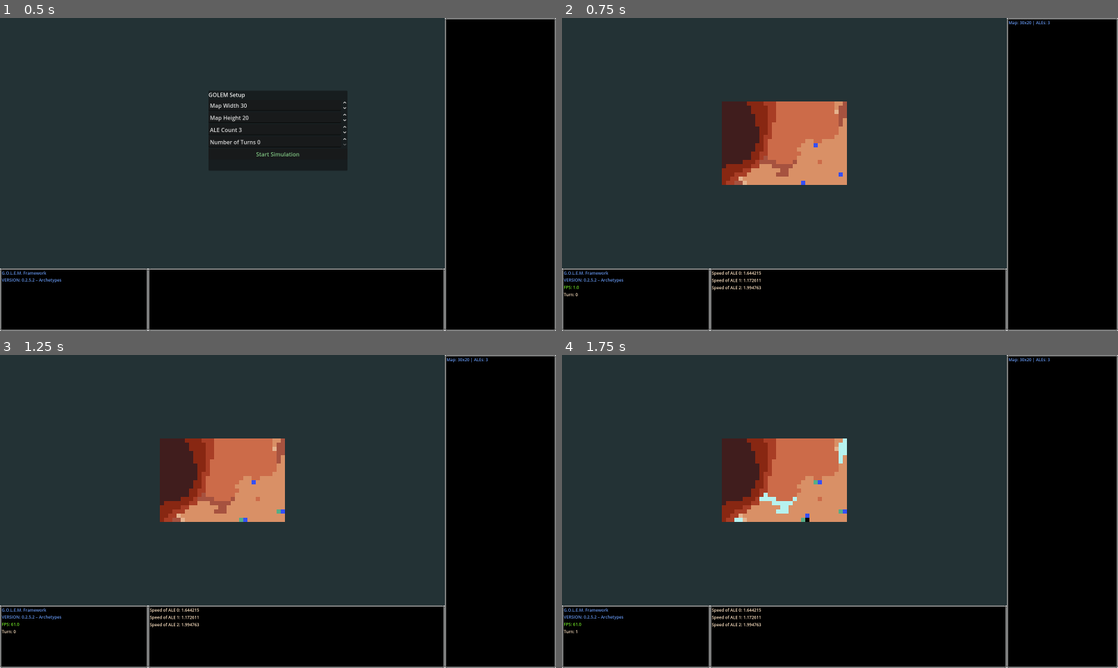
Above: before the commit, frames 1-4 (two rows, left to right).
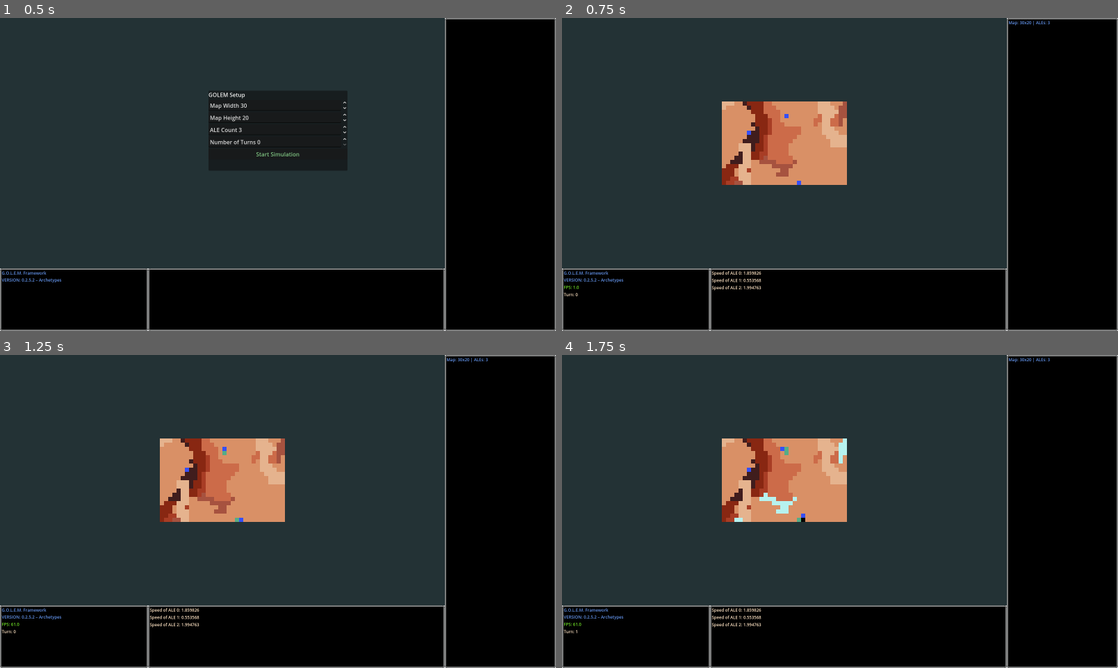
Above: after the commit, the same moments.

Repository: qgEyal/GOLEM_013
Game: Godot game, scene res://scenes/main.tscn
Same seed, same stepped clock (60 frames per second), same inputs: the game is played once before the commit and once after it.
Inputs (mouse positions are in pixels of both pictures, inside the frame that each line leads up to):
- Up to frame 1 (0.5 s): no input
- Up to frame 2 (0.75 s): click "Start Simulation" at 0.5 s
- Up to frame 3 (1.25 s): no input
- Up to frame 4 (1.75 s): move the mouse to (962, 495) at 1.27 s; hold D (map_right) from 1.28 s (still down); hold T (change) from 1.28 s (still down); click (962, 495) at 1.42 s; tap G (toggle_grid) at 1.55 s

Frame 1 is identical in both runs. In frame 2, 2.6% of the frame differs, in the area x 28-52%, y 26-85%; in frame 3, 2.6%; in frame 4, 2.7%.

Commit message:
Added Signal functionality; Optimized map.gd

Diff:
--- a/scripts/entities/ale.gd
+++ b/scripts/entities/ale.gd
@@ -1,5 +1,6 @@
 class_name ALE
 extends Node2D
+signal trail_dropped(pos: Vector2i, color: Color, duration: float, fade: float)
 
 const DIRECTIONS : Array[Vector2i] = [Vector2i.UP, Vector2i.DOWN, Vector2i.LEFT, Vector2i.RIGHT]
 const PHASE_TEMPLATE : PackedStringArray = ["INIT", "SENSE", "PROC", "MEM", "COMM", "MOVE", "EVOLVE"]
@@ -414,4 +415,8 @@
 
 	var adjusted := trail_color
 	adjusted.a = 1.0
-	map.trail_manager.add_trail(prev_pos, adjusted,	main.trail_duration, main.trail_fade)
+
+	# Notify the rest of the system (e.g., TrailManager, minimap) via signal
+	emit_signal("trail_dropped", prev_pos, adjusted, main.trail_duration, main.trail_fade)
+
+	#map.trail_manager.add_trail(prev_pos, adjusted,	main.trail_duration, main.trail_fade)
--- a/scripts/entities/ale_manager.gd
+++ b/scripts/entities/ale_manager.gd
@@ -8,11 +8,15 @@
 @export var ale_definition : ALEdefinition   # baseline .tres
 
 
+signal ale_spawned(id:int, archetype:String, pos:Vector2i)
+signal ale_respawned(id:int, archetype:String, pos:Vector2i)
+
 const ARCHETYPE_BEHAVIORS :Dictionary[String, ALEBehavior]= {
 	"Scout": preload("res://assets/resources/behaviors/scout_bhv.tres"),
 	# …
 }
 #const InitConfig = preload("res://scripts/config/init_config.gd")
+
 
 var rng := RandomNumberGenerator.new()
 
@@ -78,6 +82,15 @@
 	def_copy.max_speed  = main.max_speed
 	return def_copy
 
+func _attach_behavior(ale: ALE) -> void:
+	var arch := ale.assigned_archetype            # set during ale.initialize()
+	var beh  : ALEBehavior = ARCHETYPE_BEHAVIORS.get(arch)
+	if beh:
+		ale.behavior = beh
+		beh.on_init(ale)
+
+
+
 # ───────────────────────────────── SPAWNING
 func spawn_ales() -> void:
 	if map.walkable_positions.is_empty():
@@ -99,6 +112,9 @@
 		ale.name   = "ALE_%d" % spawned
 		ale.ale_id = spawned
 		add_child(ale)
+
+		# send signal to TrailManager
+		ale.connect("trail_dropped", Callable(map.trail_manager, "_on_trail_dropped"))
 
 		var def_instance  := _create_definition_for_spawn(ale_definition)
 		var seed_symbol   := SEALSymbol.create_random(3)  # 3×3 starter
@@ -117,13 +133,16 @@
 			enable_collision_handling,
 			seed_symbol
 		)
-		# ─── NEW: attach behaviour **after** initialize so archetype is known ───
-		var arch := ale.assigned_archetype           # set inside ale.initialize()
-		var beh: ALEBehavior= ARCHETYPE_BEHAVIORS.get(arch)
-		if beh:
-			ale.behavior = beh                      # export var in ale.gd
-			beh.on_init(ale)                        # prime per-agent counters
-
+
+		## ─── NEW: attach behaviour **after** initialize so archetype is known ───
+		#var arch := ale.assigned_archetype           # set inside ale.initialize()
+		#var beh: ALEBehavior= ARCHETYPE_BEHAVIORS.get(arch)
+		#if beh:
+			#ale.behavior = beh                      # export var in ale.gd
+			#beh.on_init(ale)                        # prime per-agent counters
+		# Attach behaviour and notify listeners
+		_attach_behavior(ale)
+		emit_signal("ale_spawned", ale.ale_id, ale.assigned_archetype, grid_pos)
 
 
 		ales[ale.name]      = ale
@@ -156,6 +175,8 @@
 	ale.name   = name_cache
 	ale.ale_id = id_cache
 	add_child(ale)
+
+	ale.connect("trail_dropped", Callable(map.trail_manager, "_on_trail_dropped"))
 
 	var def_instance  := _create_definition_for_spawn(ale_definition)
 	var seed_symbol   := SEALSymbol.create_random(3)
@@ -175,6 +196,10 @@
 		seed_symbol
 	)
 
+	# Attach behaviour and notify listeners
+	_attach_behavior(ale)
+	emit_signal("ale_respawned", ale.ale_id, ale.assigned_archetype, spawn_grid_pos)
+
 	ales[ale.name]           = ale
 	occupancy[spawn_grid_pos] = ale
 
--- a/scripts/main.gd
+++ b/scripts/main.gd
@@ -8,6 +8,12 @@
 ────────────────────────────────────────────────────────────────────────────
 '''
 const GOLEM_VERSION : String = "0.2.5.2 – Archetypes"
+
+# ───────── Signals ─────────
+signal turn_started(turn : int)                 # emitted once per sim tick
+signal simulation_paused(is_paused : bool)      # true = paused, false = resumed
+signal grid_visibility_changed(visible : bool)  # grid overlay toggle
+signal reset_requested(params : Dictionary)     # soft reset with current params
 
 ## SUB‑VIEWPORT
 @onready var sub_viewport : SubViewport = $".."
@@ -96,6 +102,8 @@
 	simulation_active = false
 
 	if stats_panel:
+		connect("simulation_paused", Callable(stats_panel, "_on_simulation_paused"))
+		connect("turn_started", Callable(stats_panel, "_on_turn_started"))
 		stats_panel.update_stat(
 			"G.O.L.E.M. Framework\nVERSION",
 			GOLEM_VERSION,
@@ -119,7 +127,7 @@
 		## added this two lines for testing
 		time_accumulator -= 1.0
 		turn_counter += 1
-
+		emit_signal("turn_started", turn_counter)
 		current_turn += 1
 
 		if max_turns > 0 and current_turn >= max_turns:
@@ -198,6 +206,7 @@
 		#print("Simulation Speed:", simulation_speed)
 	elif event.is_action_pressed("reset"):
 		MessageLog.send_message("+-- RESET SIMULATION --+", GameColors.TEXT_NOTICE)
+		emit_signal("reset_requested", SessionManager.params)
 		#await get_tree().process_frame
 		#get_tree().reload_current_scene()
 		if SessionManager.params.size() > 0:
@@ -221,7 +230,10 @@
 func toggle_grid_visibility() -> void:
 	grid_visible = !grid_visible
 	grid_vis.visible = grid_visible
+	emit_signal("grid_visibility_changed", grid_visible)
 
 func pause_game() -> void:
+	var now_paused := not get_tree().paused
+	get_tree().paused = true
 	pause_label.visible = true
-	get_tree().paused = true
+	emit_signal("simulation_paused", now_paused)
--- a/scripts/map/map.gd
+++ b/scripts/map/map.gd
@@ -33,7 +33,7 @@
 # Dictionary to store active trails (format: {grid_position: {time_remaining, color}})
 #var active_trails: Dictionary = {}
 ##var active_trails: Dictionary[Vector2i, Dictionary[String, Variant]] = {}
-var active_trails: Dictionary[Vector2i, Variant] = {}
+#var active_trails: Dictionary[Vector2i, Variant] = {}
 
 
 # Enum defining various terrain types
@@ -109,16 +109,16 @@
 # Method responsible for generating the map's terrain using procedural noise
 func generate_terrain() -> void:
 
-	var noise_map = []
-	var structured_map = []
-	var energetic_map = []
-	var prime_map = []
-
-	for i in range(width):
-		noise_map.append([])
-		structured_map.append([])
-		energetic_map.append([])
-		prime_map.append([])
+	#var noise_map = []
+	#var structured_map = []
+	#var energetic_map = []
+	#var prime_map = []
+#
+	#for i in range(width):
+		#noise_map.append([])
+		#structured_map.append([])
+		#energetic_map.append([])
+		#prime_map.append([])
 
 	# Create a random seed to ensure different maps on each run
 	var rnd_seed = randf_range(0, 10000)
@@ -161,21 +161,36 @@
 	var prime_noise_max = 0.0
 
 	# Generate noise values for each tile in the map
+	#for x in range(width):
+		#for y in range(height):
+			#noise_map[x].append(abs(noise.get_noise_2d(x, y)))
+			#structured_map[x].append(abs(energetic_noise.get_noise_2d(x, y)))
+			#energetic_map[x].append(abs(structured_noise.get_noise_2d(x, y)))
+			#prime_map[x].append(abs(prime_noise.get_noise_2d(x, y)))
+#
+			#if noise_map[x][y] > noise_max:
+				#noise_max = noise_map[x][y]
+			#if structured_map[x][y] > energetic_noise_max:
+				#energetic_noise_max = structured_map[x][y]
+			#if energetic_map[x][y] > structured_noise_max:
+				#structured_noise_max = energetic_map[x][y]
+			#if prime_map[x][y] > prime_noise_max:
+				#prime_noise_max = prime_map[x][y]
+
+
+	# ── 1st pass: measure maxima without storing full maps ──
 	for x in range(width):
 		for y in range(height):
-			noise_map[x].append(abs(noise.get_noise_2d(x, y)))
-			structured_map[x].append(abs(energetic_noise.get_noise_2d(x, y)))
-			energetic_map[x].append(abs(structured_noise.get_noise_2d(x, y)))
-			prime_map[x].append(abs(prime_noise.get_noise_2d(x, y)))
-
-			if noise_map[x][y] > noise_max:
-				noise_max = noise_map[x][y]
-			if structured_map[x][y] > energetic_noise_max:
-				energetic_noise_max = structured_map[x][y]
-			if energetic_map[x][y] > structured_noise_max:
-				structured_noise_max = energetic_map[x][y]
-			if prime_map[x][y] > prime_noise_max:
-				prime_noise_max = prime_map[x][y]
+			var n_val  : float = abs(noise.get_noise_2d(x, y))
+			var s_val  : float = abs(structured_noise.get_noise_2d(x, y))
+			var e_val  : float = abs(energetic_noise.get_noise_2d(x, y))
+			var p_val  : float = abs(prime_noise.get_noise_2d(x, y))
+
+			noise_max           = maxf(noise_max, n_val)
+			structured_noise_max = maxf(structured_noise_max, s_val)
+			energetic_noise_max  = maxf(energetic_noise_max, e_val)
+			prime_noise_max      = maxf(prime_noise_max, p_val)
+
 
 	# Define noise value ranges that map to different terrain types
 	var terrain_gen_values = [
@@ -190,33 +205,67 @@
 	var prime_gen_values = Vector2(prime_noise_max / 10 * 5.5, prime_noise_max + 0.05)
 
 	# Loop through each tile to assign terrain types and render them
+	#for x in range(width):
+		#for y in range(height):
+			#var tile = Tile.new(Vector2i(x, y), TerrainType.STABLE)  # Provide a default terrain type or set dynamically
+#
+			#var noise_value = noise_map[x][y]
+#
+			## Determine the terrain type based on the noise value
+			#for terrain in terrain_gen_values:
+				#if noise_value >= terrain["min"] and noise_value < terrain["max"]:
+					#tile.terrain_type = terrain["type"]
+					#break
+#
+			## Store the tile in the map_data dictionary
+			#map_data[Vector2i(x, y)] = tile
+#
+			## Secondary terrain checks (overlaying on plains)
+			#if energetic_map[x][y] >= structured_gen_values.x and energetic_map[x][y] <= structured_gen_values.y and tile.terrain_type == TerrainType.STABLE:
+				#tile.terrain_type = TerrainType.STRUCTURED
+#
+			#if structured_map[x][y] >= energetic_gen_values.x and structured_map[x][y] <= energetic_gen_values.y and tile.terrain_type == TerrainType.STABLE:
+				#tile.terrain_type = TerrainType.ENERGETIC
+#
+			#if prime_map[x][y] >= prime_gen_values.x and prime_map[x][y] <= prime_gen_values.y and tile.terrain_type == TerrainType.STABLE:
+				#tile.terrain_type = TerrainType.PRIME
+#
+			## Set the tile in the base layer using the corresponding terrain texture
+			#base_layer.set_cell(Vector2i(x, y), 0, terrain_textures[tile.terrain_type])
+	# ── 2nd pass: classify directly ──
 	for x in range(width):
 		for y in range(height):
-			var tile = Tile.new(Vector2i(x, y), TerrainType.STABLE)  # Provide a default terrain type or set dynamically
-
-			var noise_value = noise_map[x][y]
-
-			# Determine the terrain type based on the noise value
-			for terrain in terrain_gen_values:
-				if noise_value >= terrain["min"] and noise_value < terrain["max"]:
-					tile.terrain_type = terrain["type"]
+			var tile_pos  : Vector2i = Vector2i(x, y)
+			var base_val  : float    = abs(noise.get_noise_2d(x, y))          # regenerate
+			var struct_val: float    = abs(structured_noise.get_noise_2d(x, y))
+			var energ_val : float    = abs(energetic_noise.get_noise_2d(x, y))
+			var prime_val : float    = abs(prime_noise.get_noise_2d(x, y))
+
+			var t_type : int = TerrainType.STABLE
+
+			# Base-layer classification
+			for t in terrain_gen_values:
+				if base_val >= t["min"] and base_val < t["max"]:
+					t_type = t["type"]
 					break
 
-			# Store the tile in the map_data dictionary
-			map_data[Vector2i(x, y)] = tile
-
-			# Secondary terrain checks (overlaying on plains)
-			if energetic_map[x][y] >= structured_gen_values.x and energetic_map[x][y] <= structured_gen_values.y and tile.terrain_type == TerrainType.STABLE:
-				tile.terrain_type = TerrainType.STRUCTURED
-
-			if structured_map[x][y] >= energetic_gen_values.x and structured_map[x][y] <= energetic_gen_values.y and tile.terrain_type == TerrainType.STABLE:
-				tile.terrain_type = TerrainType.ENERGETIC
-
-			if prime_map[x][y] >= prime_gen_values.x and prime_map[x][y] <= prime_gen_values.y and tile.terrain_type == TerrainType.STABLE:
-				tile.terrain_type = TerrainType.PRIME
-
-			# Set the tile in the base layer using the corresponding terrain texture
-			base_layer.set_cell(Vector2i(x, y), 0, terrain_textures[tile.terrain_type])
+			# Secondary overlays (order: PRIME > ENERGETIC > STRUCTURED)
+			if prime_val   >= prime_gen_values.x and prime_val   <= prime_gen_values.y:
+				t_type = TerrainType.PRIME
+			elif energ_val >= energetic_gen_values.x and energ_val <= energetic_gen_values.y:
+				t_type = TerrainType.ENERGETIC
+			elif struct_val >= structured_gen_values.x and struct_val <= structured_gen_values.y:
+				t_type = TerrainType.STRUCTURED
+
+			var tile := Tile.new(tile_pos, t_type)
+			map_data[tile_pos] = tile
+
+			# Record walkables on the fly
+			if t_type in [TerrainType.STABLE, TerrainType.RAW, TerrainType.ENERGETIC]:
+				walkable_positions.append(tile_pos)
+
+			# Draw
+			base_layer.set_cell(tile_pos, 0, terrain_textures[tile.terrain_type])
 
 
 
--- a/scripts/map/trail_manager.gd
+++ b/scripts/map/trail_manager.gd
@@ -79,7 +79,9 @@
 	# gets called from main.gd --> reset
 	trails.clear()
 
-
+func _on_trail_dropped(pos: Vector2i, color: Color, duration: float, fade: float) -> void:
+	# Delegate straight to the existing helper
+	add_trail(pos, color, duration, fade)
 
 
 func _draw():
